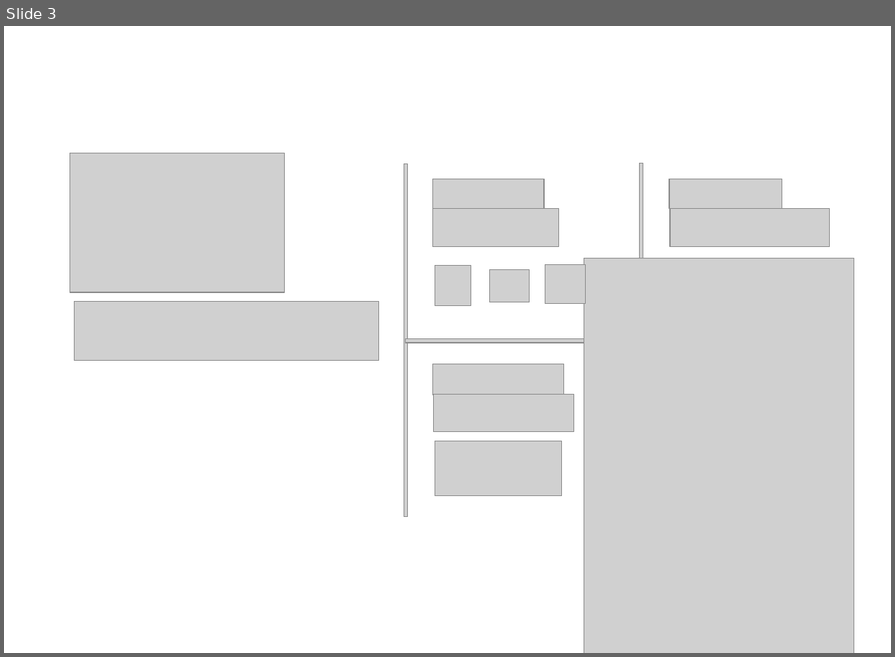
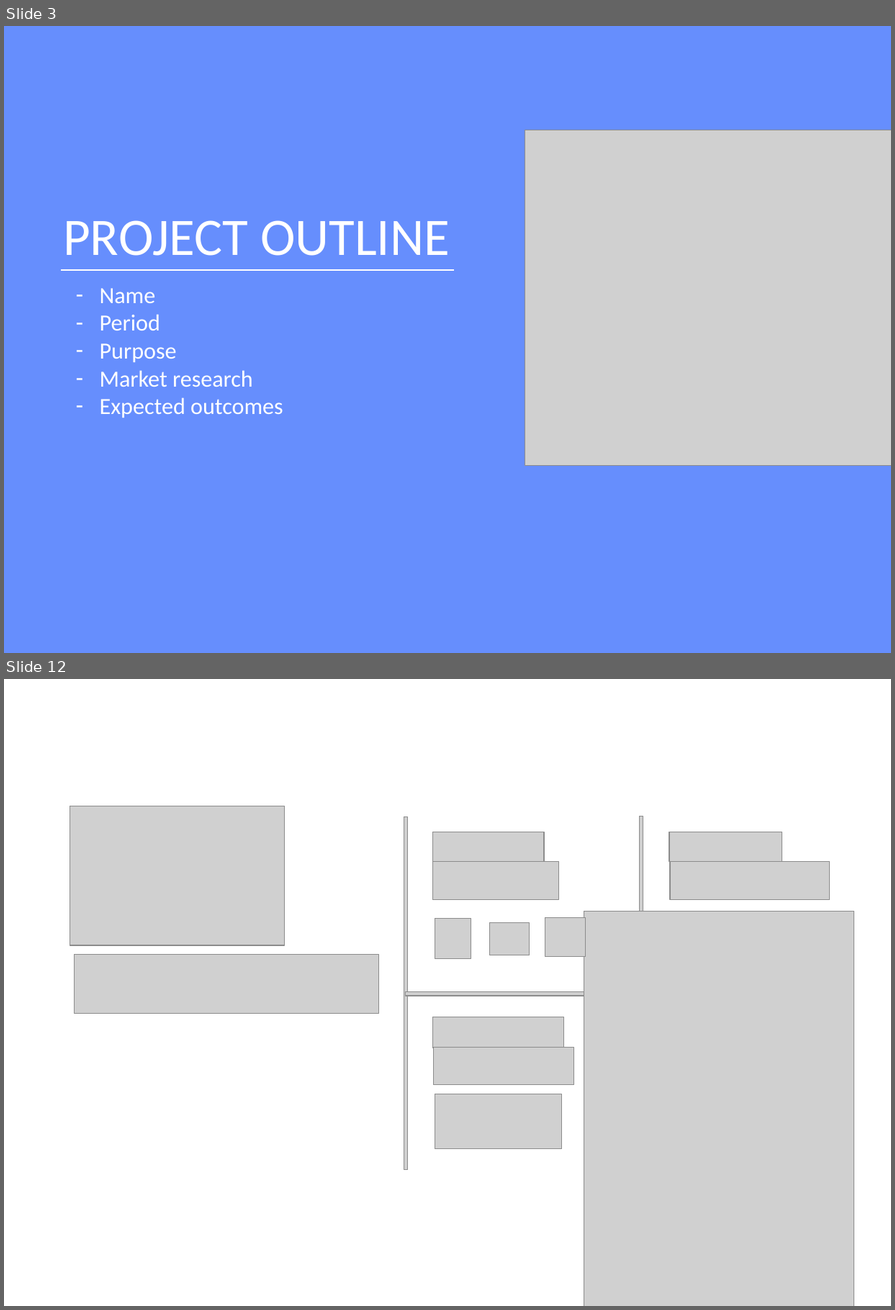
Before and after one commit to OhJaeGeun/IOT3_Project_helper_bot, a slide deck: Portfolio/HELPER_BOT_2.pptx. Shown one above the other, each under a label of ours: slide 3 before the commit, slides 3 and 12 after it; the slides between them are not shown. The pictures are 895x657 and 895x1310 pixels, drawn with LibreOffice and Linux fonts; fonts in the diff are those of the drawing; grey boxes stand for pictures. Boxes give left, top, right and bottom in pixels: in the first picture for what was removed or moved away, otherwise in the second. Text is boxed around its words. In the diff, an @@ line names an element or a change of style, - is before the commit and + after.

```diff
--- a/Portfolio/HELPER_BOT_2.pptx
+++ b/Portfolio/HELPER_BOT_2.pptx
@@ slide 3 added at (x1=4, y1=26, x2=891, y2=653), background #668EFD @@
@@ picture added at (x1=525, y1=130, x2=891, y2=466) @@
@@ text added at (x1=63, y1=220, x2=450, y2=256), 50 pt, text #FFFFFF @@
+PROJECT OUTLINE
@@ line added from (61, 270) to (453, 270), #FFFFFF 1 pt @@
@@ text added at (x1=100, y1=288, x2=283, y2=418), 22 pt, text #FFFFFF @@
+– Name
+– Period
+– Purpose
+– Market research
+– Expected outcomes
@@ what was slide 3 is now slide 12 @@
```
Also in this commit, not shown: 2 slides changed, 9 other slides added, 2 slides removed, 14 other files.
